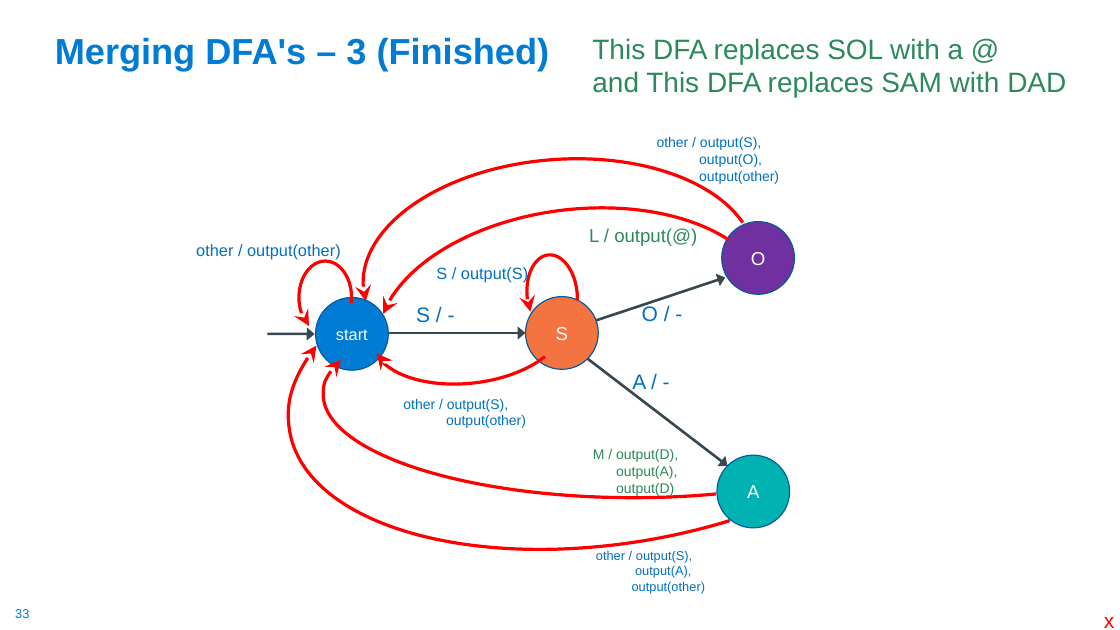
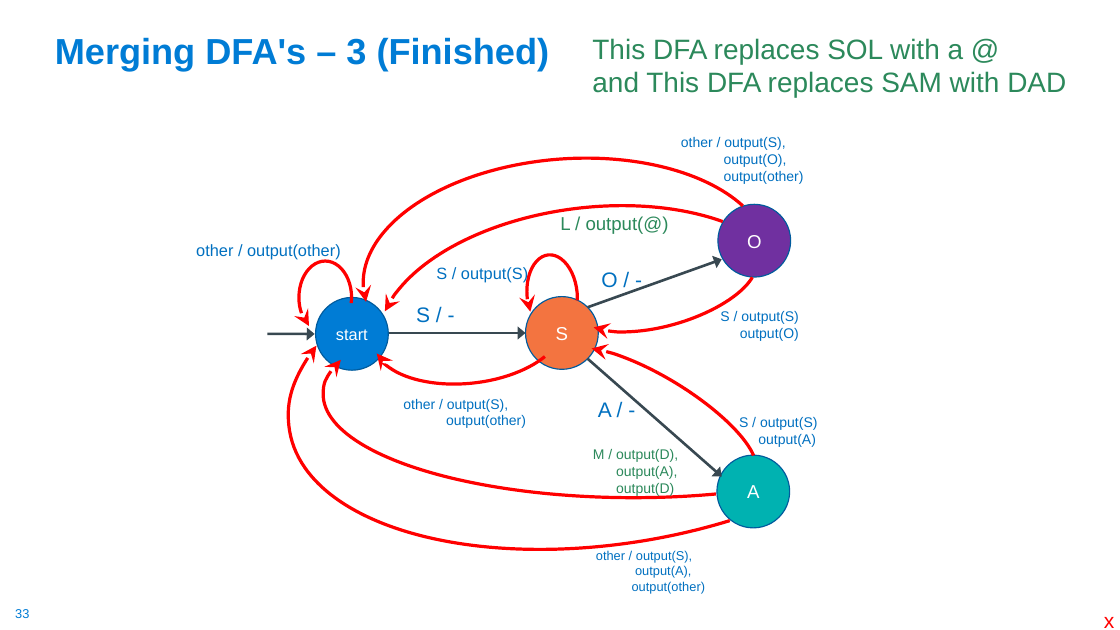
Before and after one commit to cse30-sp24/Muller-Slides, a slide deck: slide 33 of 01-C-Part1.pptx. Drawn at 1120x630 pixels with LibreOffice and Linux fonts; fonts in the diff are those of the drawing. Boxes give left, top, right and bottom in pixels: in the first picture for what was removed or moved away, otherwise in the second. Text is boxed around its words. In the diff, an @@ line names an element or a change of style, - is before the commit and + after.

```diff
--- a/01-C-Part1.pptx
+++ b/01-C-Part1.pptx
@@ arc (boxed as its full ellipse): place and size @@
-arc (boxed as its full ellipse) at <box>355,145,764,401</box>
+arc (boxed as its full ellipse) at <box>355,143,779,400</box>
@@ arc (boxed as its full ellipse) at <box>355,143,779,400</box>: proportions changed @@
@@ text "other / output(S),": place and size @@
-text "other / output(S)," at <box>657,137,779,185</box>
+text "other / output(S)," at <box>681,137,804,184</box>
@@ arc (boxed as its full ellipse) at <box>365,182,814,463</box>: proportions changed @@
@@ arc (boxed as its full ellipse): place and size @@
-arc (boxed as its full ellipse) at <box>365,186,786,463</box>
+arc (boxed as its full ellipse) at <box>365,182,814,463</box>
@@ text "L / output(@)": place and size @@
-text "L / output(@)" at <box>589,228,697,246</box>
+text "L / output(@)" at <box>560,216,669,234</box>
@@ ellipse "O": place and size @@
-ellipse "O" at <box>722,222,795,295</box>
+ellipse "O" at <box>718,204,791,277</box>
@@ arc (boxed as its full ellipse) added at <box>567,223,767,349</box>, outline #FF0000 2.75 pt @@
@@ arrow moved from (597, 321) - (725, 277) to (588, 308) - (722, 260) @@
@@ text "O / -": place and size @@
-text "O / -" at <box>642,305,658,322</box>
+text "O / -" at <box>601,272,617,288</box>
@@ arc (boxed as its full ellipse) added at <box>544,326,772,503</box>, outline #FF0000 2.75 pt @@
@@ text added at <box>720,311,799,341</box>, 12 pt, text #0070C0 @@
+S / output(S)
+output(O)
@@ arrow moved from (588, 359) - (728, 466) to (588, 359) - (722, 476) @@
@@ text "A / -" rewrapped from <box>632,374,646,394</box> to <box>598,402,612,417</box> @@
@@ text added at <box>739,417,817,447</box>, 12 pt, text #0070C0 @@
+S / output(S)
+output(A)
```
Also in this commit, not shown: 4 other slides changed, 1 other file.
